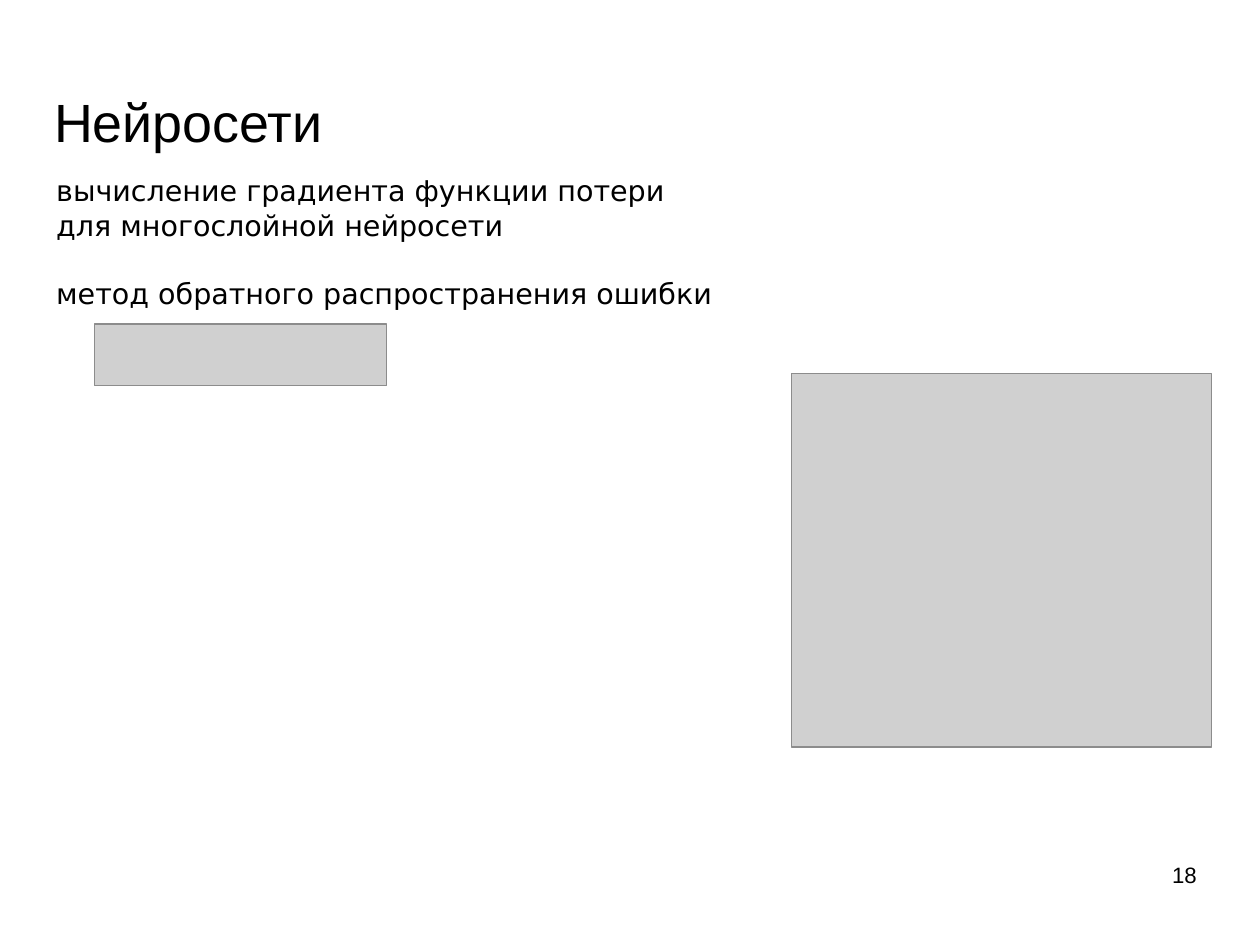
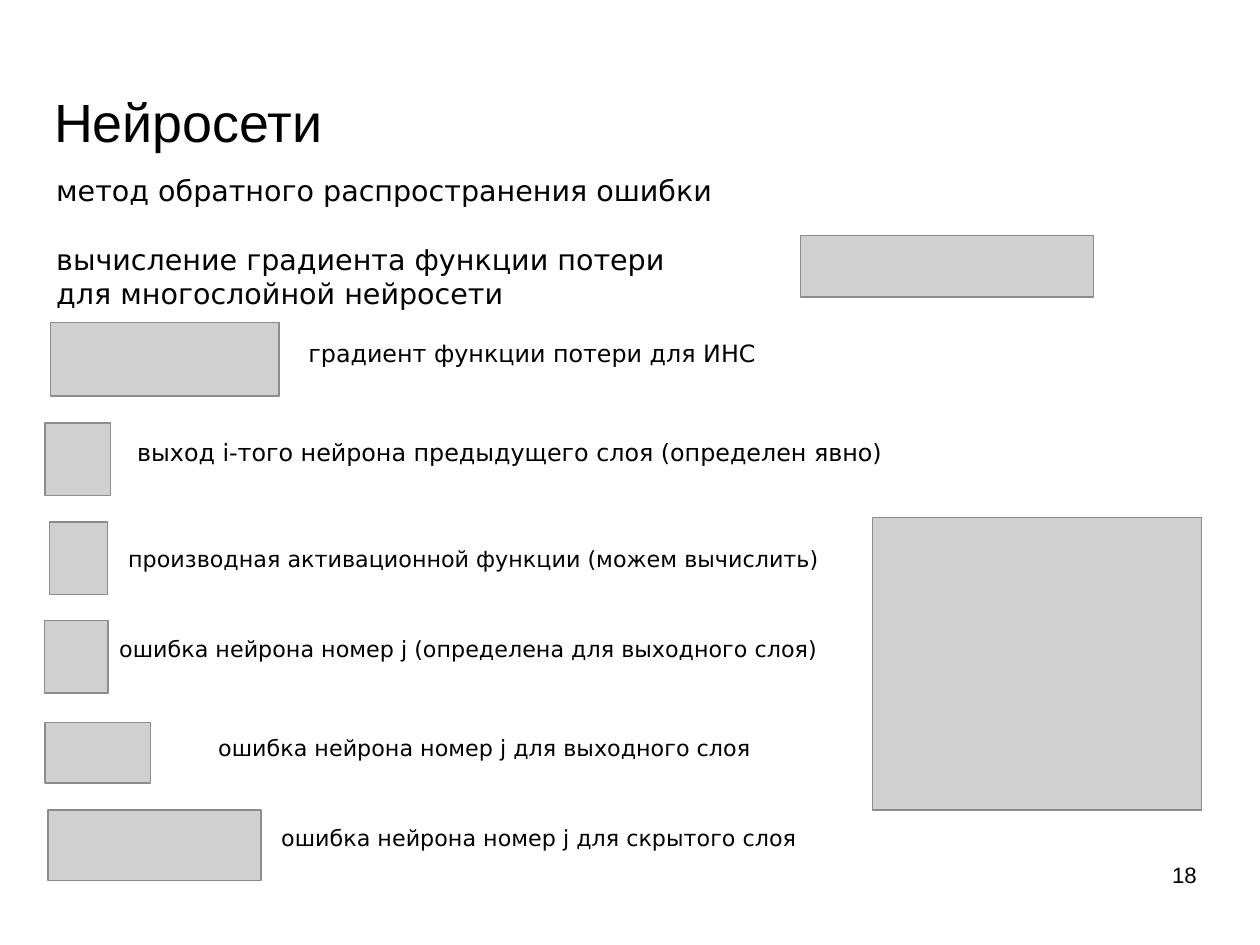
Before and after one commit to mechanoid5/ml_lectorium_legacy, a slide deck: slide 18 of 10-ann.odp. Drawn at 1260x945 pixels with LibreOffice and Linux fonts; fonts in the diff are those of the drawing; grey boxes stand for pictures; background and template pictures are left out. Boxes give left, top, right and bottom in pixels: in the first picture for what was removed or moved away, otherwise in the second. Text is boxed around its words. In the diff, an @@ line names an element or a change of style, - is before the commit and + after.

```diff
--- a/10-ann.odp
+++ b/10-ann.odp
@@ text at (x1=56, y1=179, x2=712, y2=207): paragraph added @@
+метод обратного распространения ошибки
@@ picture added at (x1=802, y1=236, x2=1094, y2=297) @@
@@ text at (x1=56, y1=282, x2=712, y2=310): paragraph removed @@
-метод обратного распространения ошибки
@@ picture resized from (x1=94, y1=324, x2=386, y2=385) to (x1=50, y1=322, x2=279, y2=397) @@
@@ text added at (x1=308, y1=344, x2=755, y2=367), 15 pt, text #000000 @@
+градиент функции потери для ИНС
@@ picture added at (x1=45, y1=423, x2=110, y2=496) @@
@@ text added at (x1=137, y1=443, x2=882, y2=466), 15 pt, text #000000 @@
+выход i-того нейрона предыдущего слоя (определен явно)
@@ picture added at (x1=49, y1=523, x2=107, y2=596) @@
@@ picture resized from (x1=792, y1=374, x2=1212, y2=748) to (x1=874, y1=518, x2=1202, y2=811) @@
@@ text added at (x1=128, y1=550, x2=818, y2=572), 14 pt, text #000000 @@
+производная активационной функции (можем вычислить)
@@ picture added at (x1=45, y1=621, x2=109, y2=694) @@
@@ text added at (x1=119, y1=640, x2=817, y2=662), 14 pt, text #000000 @@
+ошибка нейрона номер j (определена для выходного слоя)
@@ picture added at (x1=45, y1=723, x2=151, y2=783) @@
@@ text added at (x1=218, y1=739, x2=750, y2=761), 14 pt, text #000000 @@
+ошибка нейрона номер j для выходного слоя
@@ picture added at (x1=48, y1=811, x2=261, y2=880) @@
@@ text added at (x1=281, y1=829, x2=796, y2=851), 14 pt, text #000000 @@
+ошибка нейрона номер j для скрытого слоя
```
Also in this commit, not shown: 2 other slides changed, 1 slide added, 1 other file.
